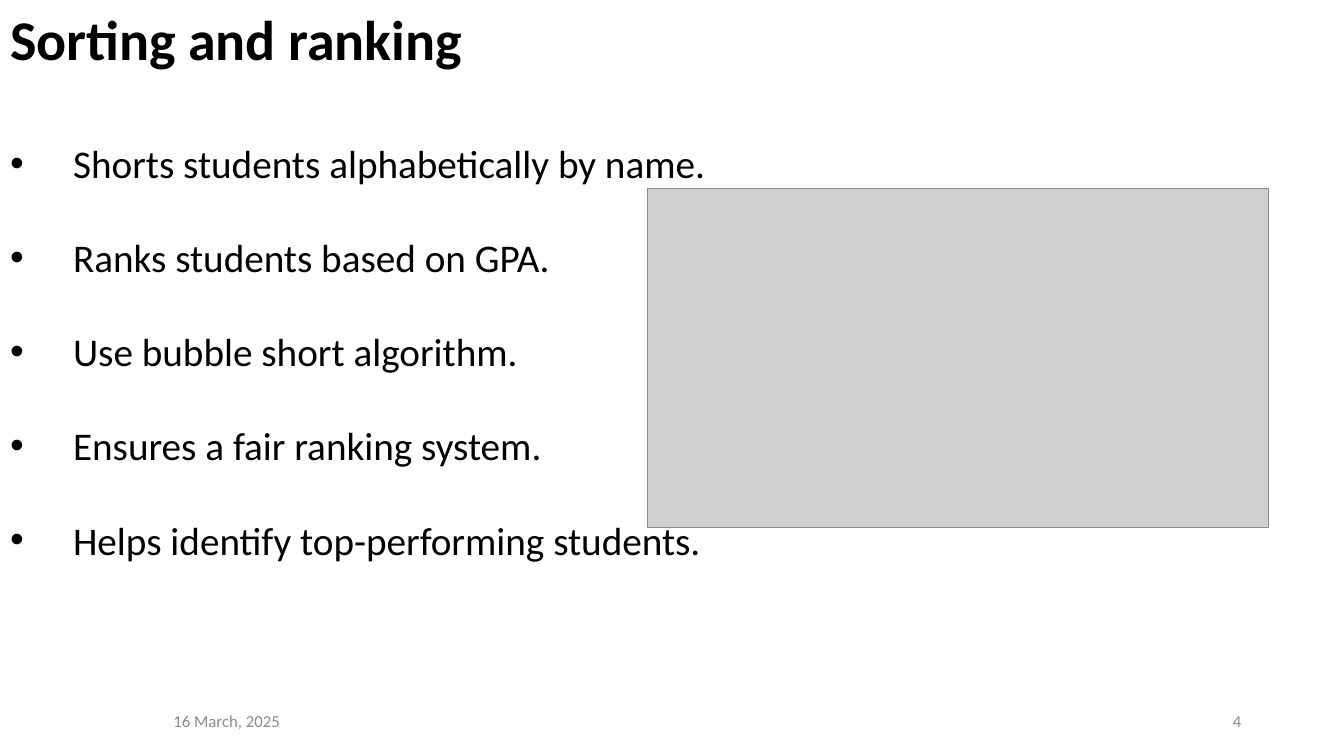
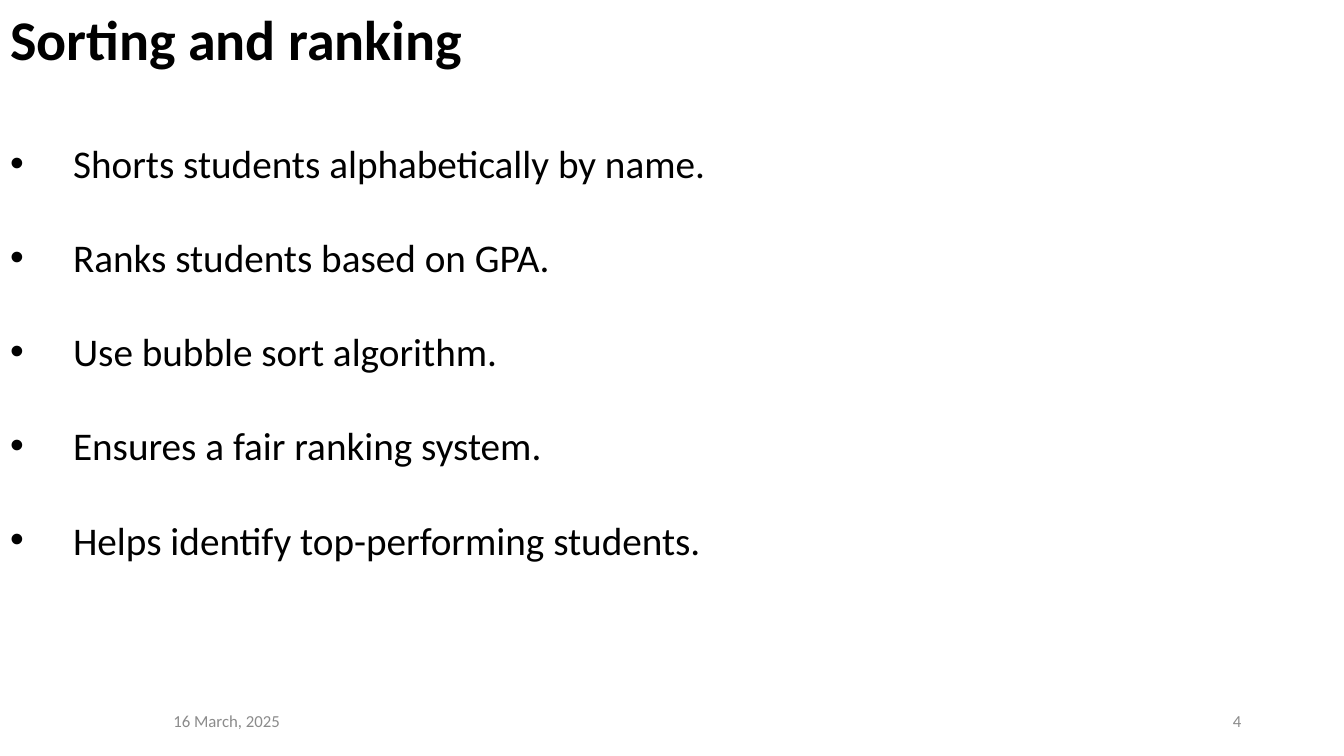
Before and after one commit to prajwolpakka/C_Programming_081BEI, a slide deck: slide 4 of slide/Slides.pptx. Drawn at 1344x756 pixels with LibreOffice and Linux fonts; fonts in the diff are those of the drawing; grey boxes stand for pictures. Boxes give left, top, right and bottom in pixels: in the first picture for what was removed or moved away, otherwise in the second. Text is boxed around its words. In the diff, an @@ line names an element or a change of style, - is before the commit and + after.

```diff
--- a/slide/Slides.pptx
+++ b/slide/Slides.pptx
@@ picture removed at (647,189,1269,527) @@
@@ text at (73,338,497,373): text changed @@
-• Use bubble short algorithm.
+• Use bubble sort algorithm.
```
Also in this commit, not shown: 7 other slides changed, 1 other file.
